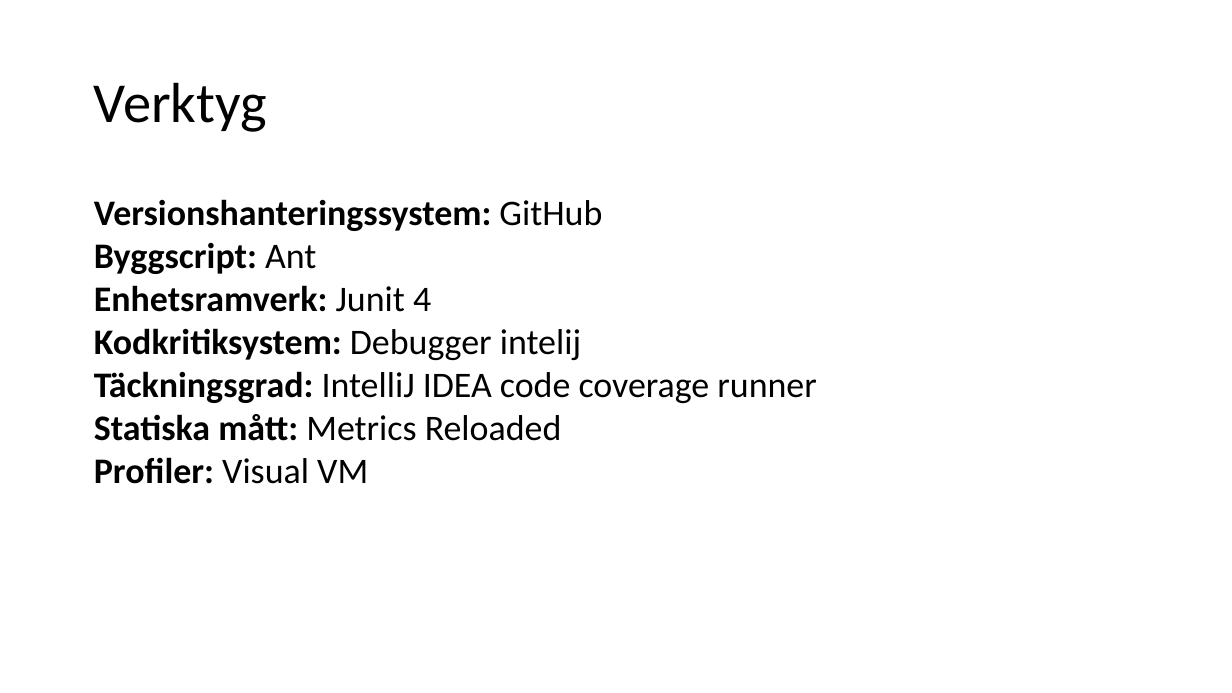
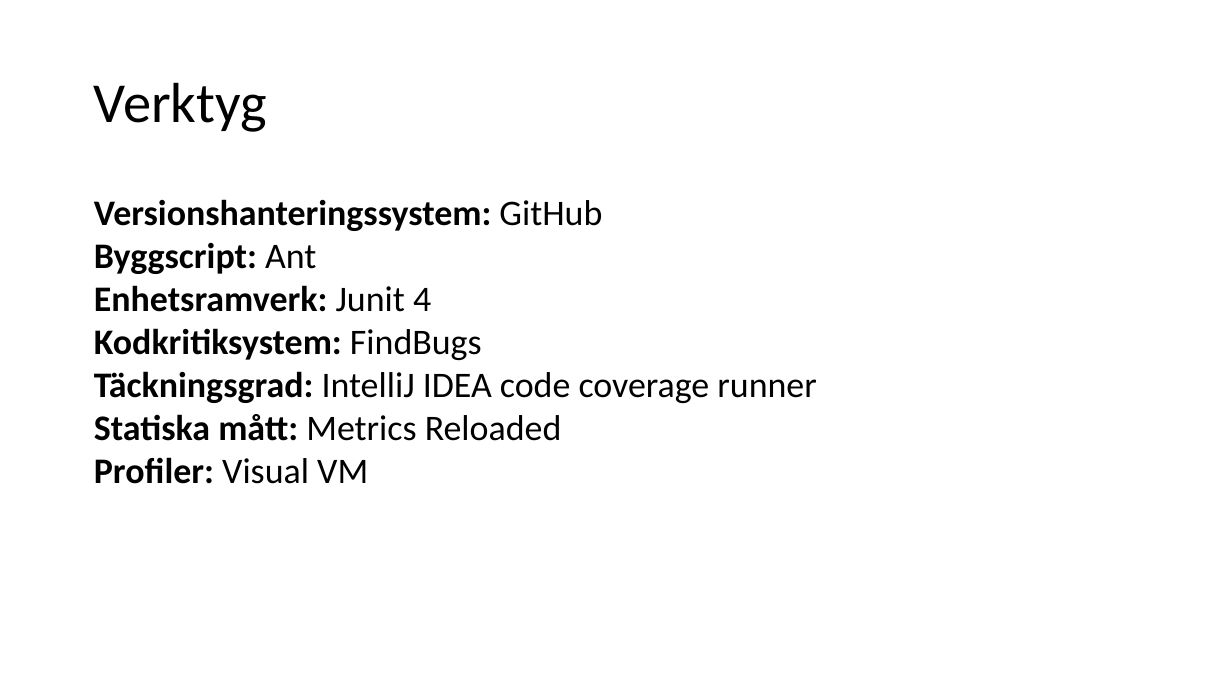
Before and after one commit to fyrtio2/projektINTE, a slide deck: slide 2 of 01 Dokumentation/slutredovisning.pptx. Drawn at 1232x693 pixels with LibreOffice and Linux fonts; fonts in the diff are those of the drawing. Boxes give left, top, right and bottom in pixels: in the first picture for what was removed or moved away, otherwise in the second. Text is boxed around its words. In the diff, an @@ line names an element or a change of style, - is before the commit and + after.

Commit message:
ändrat kodkritiksystem till FindBugs då jag äntligen fått det att fungera som jag vill

```diff
--- a/01 Dokumentation/slutredovisning.pptx
+++ b/01 Dokumentation/slutredovisning.pptx
@@ text at (94,328,482,360): text changed @@
-Kodkritiksystem: Debugger intelij
+Kodkritiksystem: FindBugs
```
